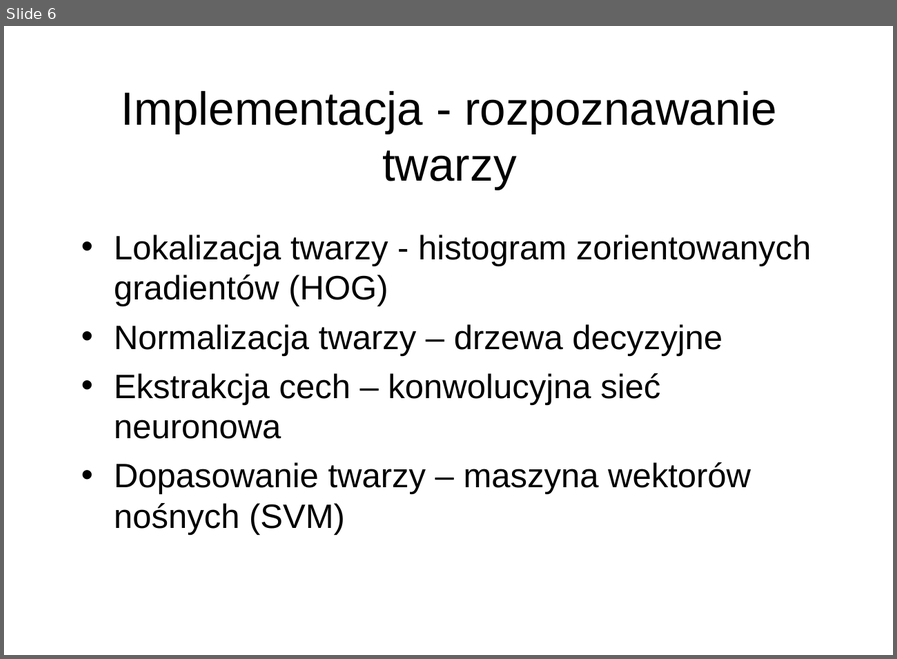
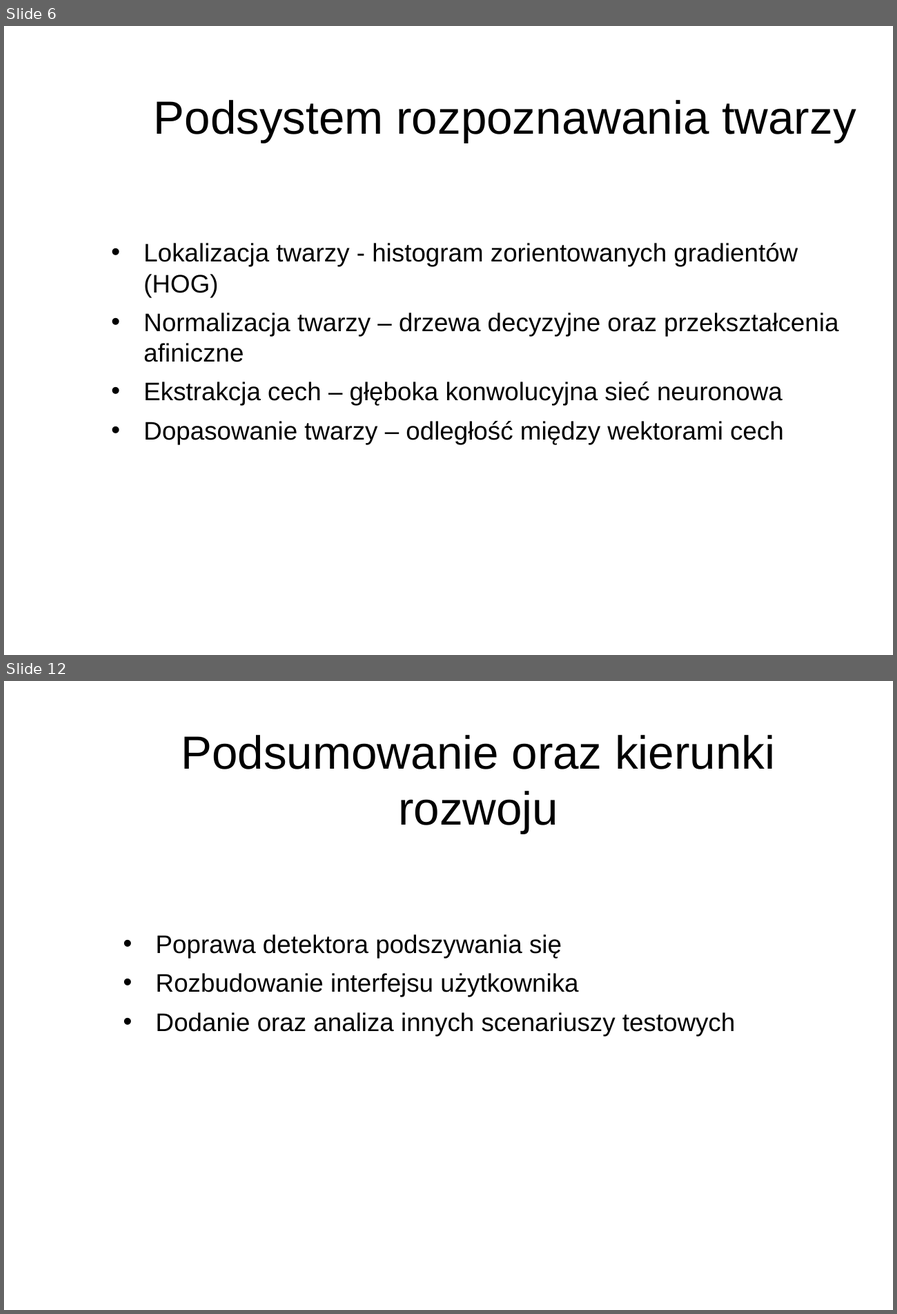
Before and after one commit to piMateusz/AntiSpoofingFaceRecognitionSystem, a slide deck: documents/MP_prezentacja.ppt. Shown one above the other, each under a label of ours: slide 6 before the commit, slides 6 and 12 after it; the slides between them are not shown. The pictures are 897x659 and 897x1314 pixels, drawn with LibreOffice and Linux fonts; fonts in the diff are those of the drawing; background and template pictures are left out. Boxes give left, top, right and bottom in pixels: in the first picture for what was removed or moved away, otherwise in the second. Text is boxed around its words. In the diff, an @@ line names an element or a change of style, - is before the commit and + after.

```diff
--- a/documents/MP_prezentacja.ppt
+++ b/documents/MP_prezentacja.ppt
@@ slide 12 added at box(4, 681, 893, 1310), background picture (left out) @@
@@ title added at box(181, 735, 775, 833), 44 pt, text #000000 @@
+Podsumowanie oraz kierunki rozwoju
@@ text added at box(156, 934, 735, 1036), 24 pt, text #000000 @@
+• Poprawa detektora podszywania się
+• Rozbudowanie interfejsu użytkownika
+• Dodanie oraz analiza innych scenariuszy testowych
@@ slide 6 changed as well @@
@@ title at box(154, 100, 856, 143): text changed @@
-Implementacja - rozpoznawanie twarzy
+Podsystem rozpoznawania twarzy
@@ text "Lokalizacja twarzy - histogram zorientowanych ...": place and size @@
-text "Lokalizacja twarzy - histogram zorientowanych ..." at box(114, 234, 811, 535)
+text "Lokalizacja twarzy - histogram zorientowanych ..." at box(143, 243, 838, 444)
@@ text at box(143, 243, 797, 297): size 32 to 24 pt in "Lokalizacja twarzy - histogram zorientowanych gradientów (HO ..." @@
@@ text at box(143, 312, 838, 444): text changed; size 32 to 24 pt @@
-• Normalizacja twarzy – drzewa decyzyjne
-• Ekstrakcja cech – konwolucyjna sieć neuronowa
-• Dopasowanie twarzy – maszyna wektorów nośnych (SVM)
+• Normalizacja twarzy – drzewa decyzyjne oraz przekształcenia afiniczne
+• Ekstrakcja cech – głęboka konwolucyjna sieć neuronowa
+• Dopasowanie twarzy – odległość między wektorami cech
```
Also in this commit, not shown: 5 other slides changed, 6 other slides added, 4 slides removed, 35 other files.
